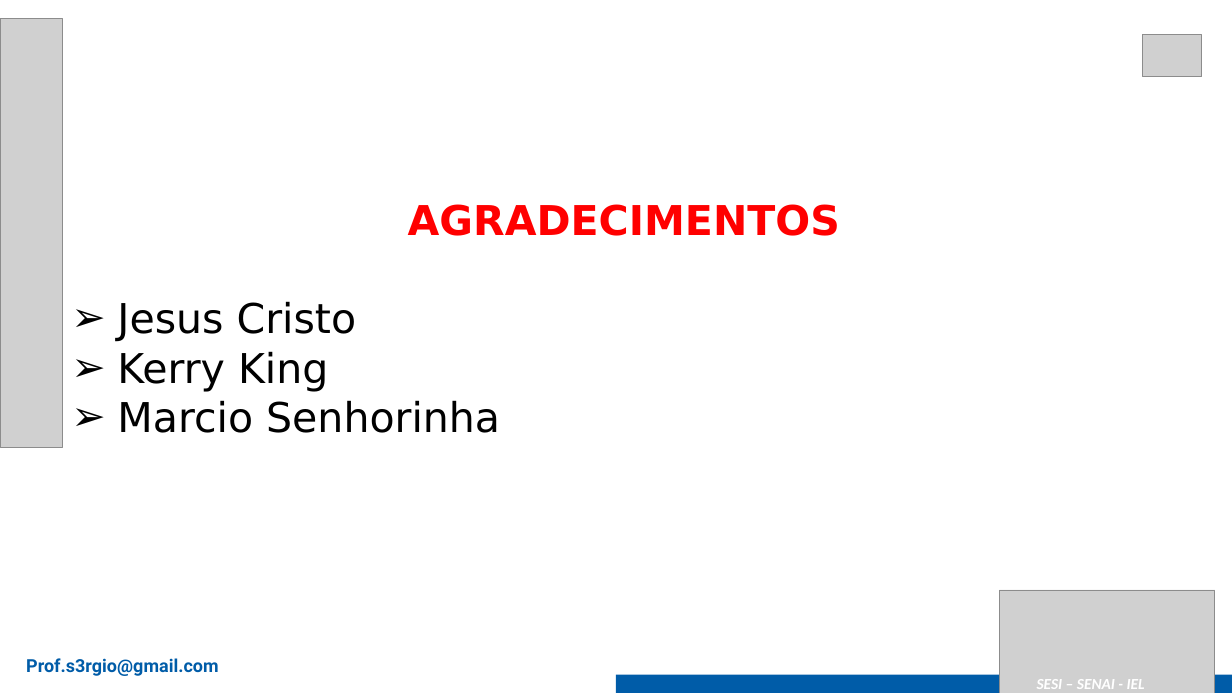
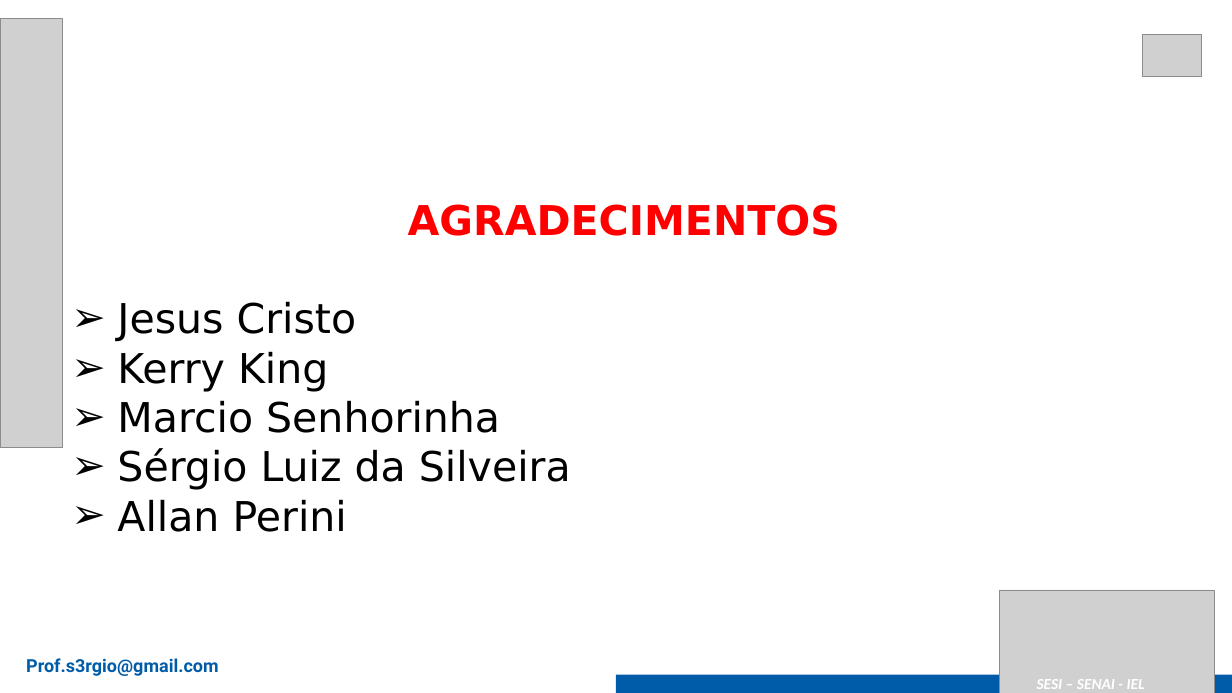
Before and after one commit to gustavotobler/SA_PADARIAALEMAO, a slide deck: slide 9 of 2025_Modelo Apresentação Senai - SA.pptx (slide 11 before the commit). Drawn at 1232x693 pixels with LibreOffice and Linux fonts; fonts in the diff are those of the drawing; grey boxes stand for pictures. Boxes give left, top, right and bottom in pixels: in the first picture for what was removed or moved away, otherwise in the second. Text is boxed around its words. In the diff, an @@ line names an element or a change of style, - is before the commit and + after.

```diff
--- a/2025_Modelo Apresentação Senai - SA.pptx
+++ b/2025_Modelo Apresentação Senai - SA.pptx
@@ text at [117,448,571,532]: paragraphs added @@
+➢ Sérgio Luiz da Silveira
+➢ Allan Perini
```
Also in this commit, not shown: 3 other slides changed, 2 slides removed.
